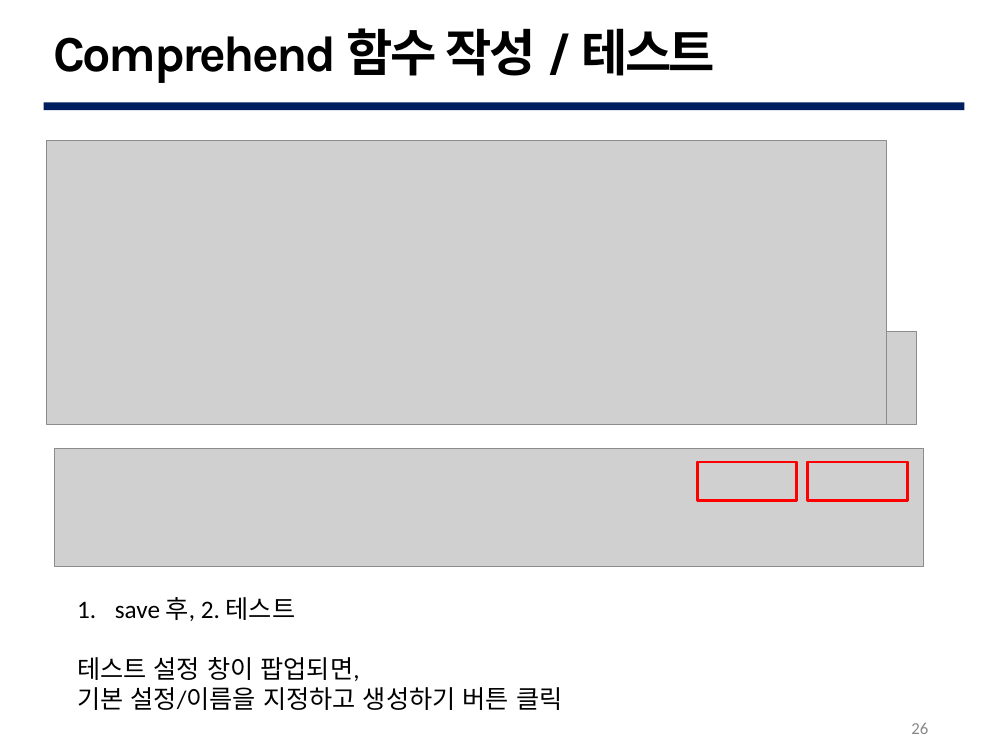
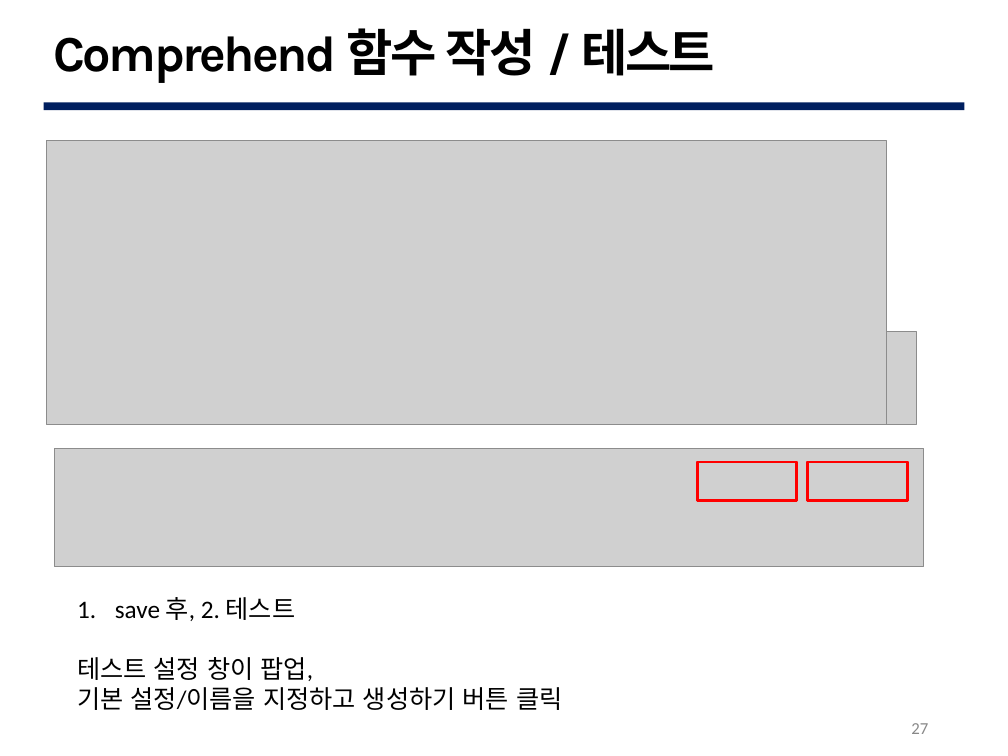
Before and after one commit to lee95292/AWS_Comprehend_onUse, a slide deck: slide 27 of slides/AWS_Comprehend.pptx (slide 26 before the commit). Drawn at 1008x756 pixels with LibreOffice and Linux fonts; fonts in the diff are those of the drawing; grey boxes stand for pictures; background and template pictures are left out. Boxes give left, top, right and bottom in pixels: in the first picture for what was removed or moved away, otherwise in the second. Text is boxed around its words. In the diff, an @@ line names an element or a change of style, - is before the commit and + after.

Commit message:
update slides

```diff
--- a/slides/AWS_Comprehend.pptx
+++ b/slides/AWS_Comprehend.pptx
@@ text at (77,657,313,681): text changed @@
-테스트 설정 창이 팝업되면,
+테스트 설정 창이 팝업,
@@ page number at (911,723,928,734): text changed @@
-26
+27
```
Also in this commit, not shown: 3 other slides changed, 8 slides added, 1 other file.
